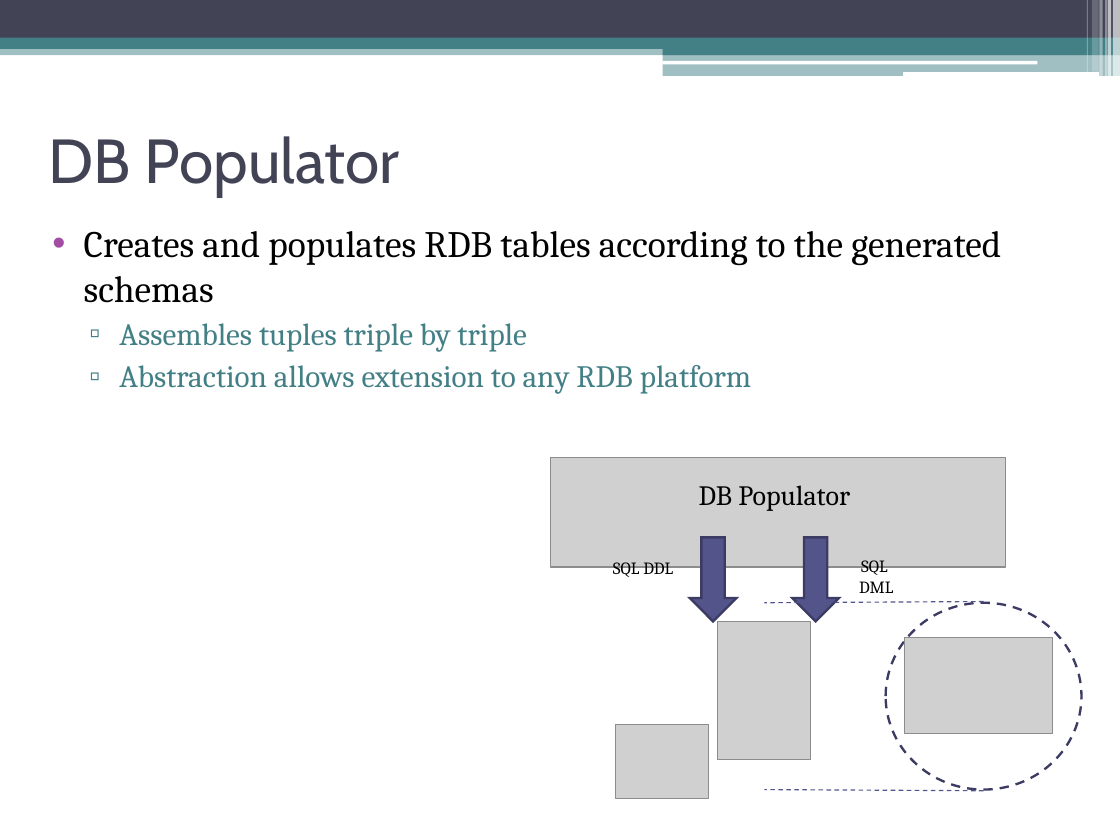
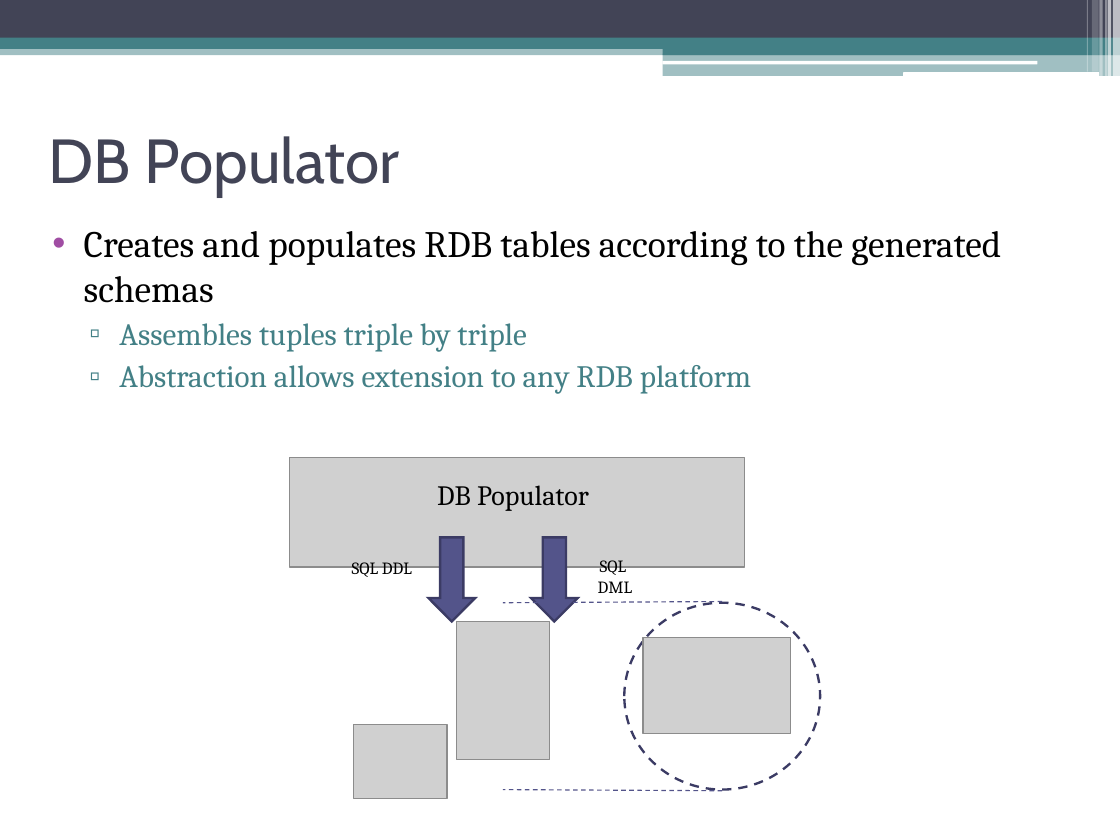
Before and after one commit to oshanis/r-store, a slide deck: slide 11 of docs/R_Store.ppt. Drawn at 1120x840 pixels with LibreOffice and Linux fonts; fonts in the diff are those of the drawing; grey boxes stand for pictures. Boxes give left, top, right and bottom in pixels: in the first picture for what was removed or moved away, otherwise in the second. Text is boxed around its words. In the diff, an @@ line names an element or a change of style, - is before the commit and + after.

```diff
--- a/docs/R_Store.ppt
+++ b/docs/R_Store.ppt
@@ 4 pictures, 3 texts, 2 down arrows, 2 lines, 1 ellipse: place and size @@
-4 pictures, 3 texts, 2 down arrows, 2 lines, 1 ellipse at (551, 457, 1082, 799)
+4 pictures, 3 texts, 2 down arrows, 2 lines, 1 ellipse at (289, 457, 820, 799)
```
Also in this commit, not shown: 2 other slides changed.
